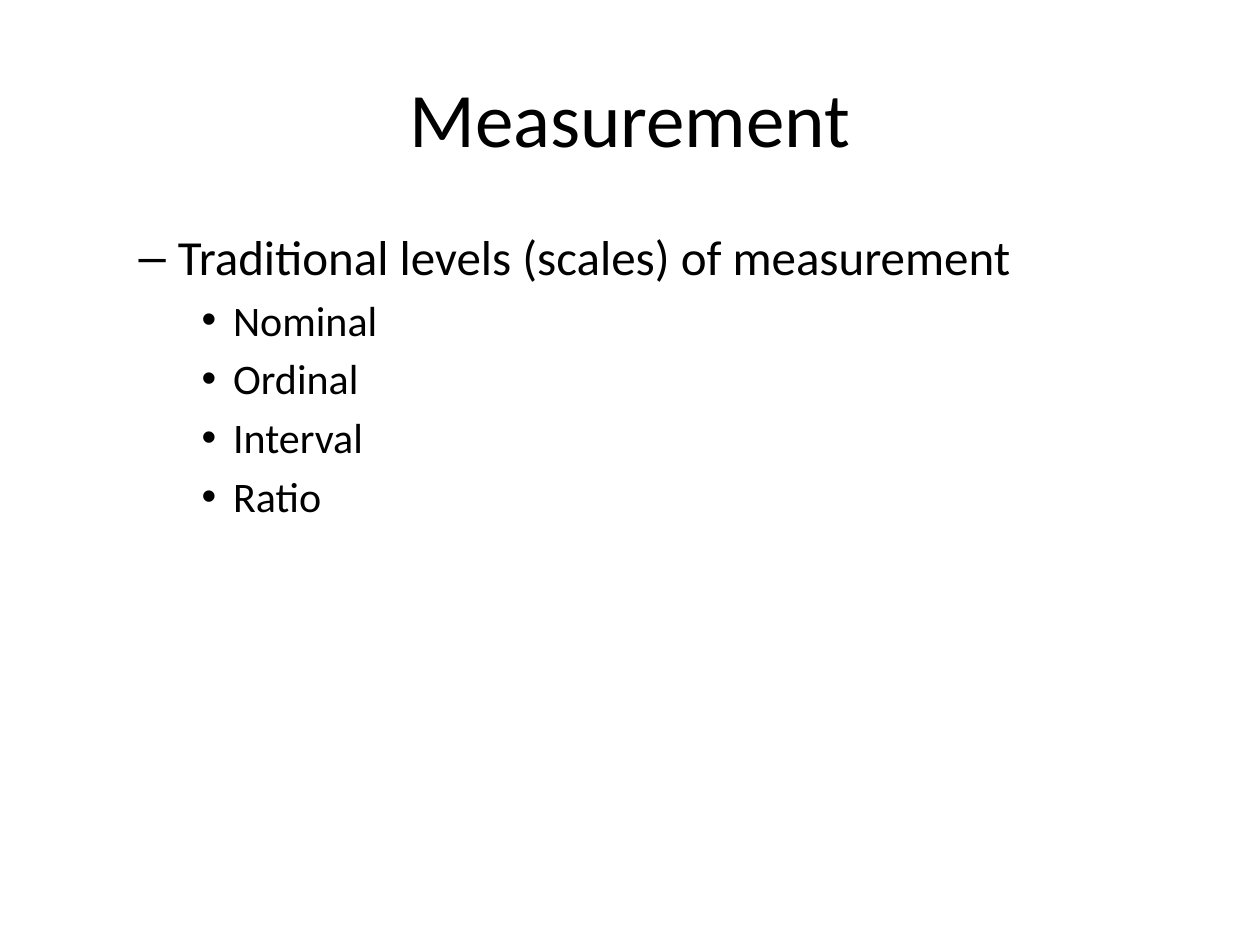
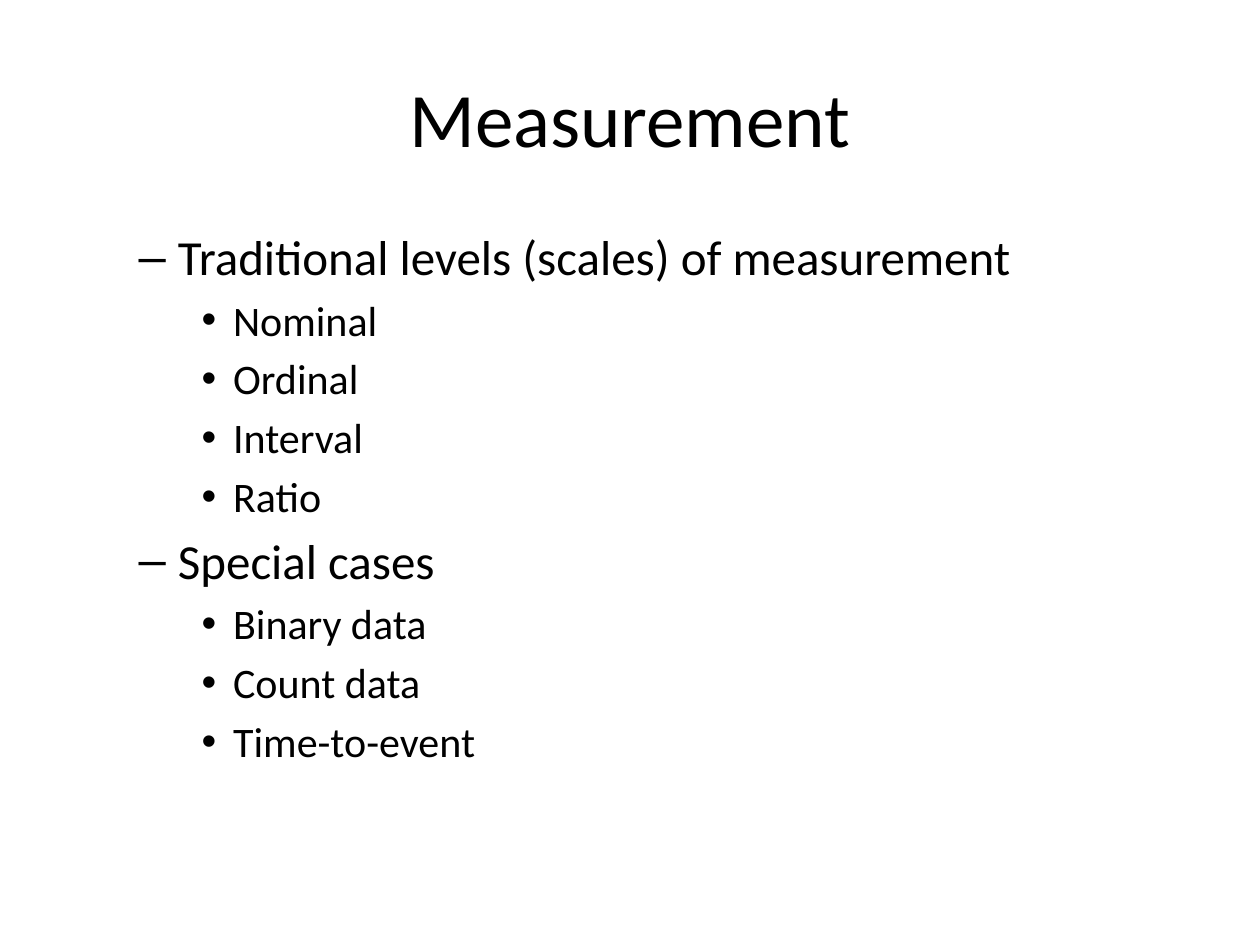
Before and after one commit to classes-medb/5510, a slide deck: slide 65 of src/video-12-hypothesis-testing.pptx (slide 38 before the commit). Drawn at 1260x945 pixels with LibreOffice and Linux fonts; fonts in the diff are those of the drawing. Boxes give left, top, right and bottom in pixels: in the first picture for what was removed or moved away, otherwise in the second. Text is boxed around its words. In the diff, an @@ line names an element or a change of style, - is before the commit and + after.

```diff
--- a/src/video-12-hypothesis-testing.pptx
+++ b/src/video-12-hypothesis-testing.pptx
@@ text at [178, 545, 475, 758]: paragraphs added @@
+  – Special cases
+    • Binary data
+    • Count data
+    • Time-to-event
```
Also in this commit, not shown: 10 other slides changed, 18 slides added, 6 slides removed, 1 other file.
